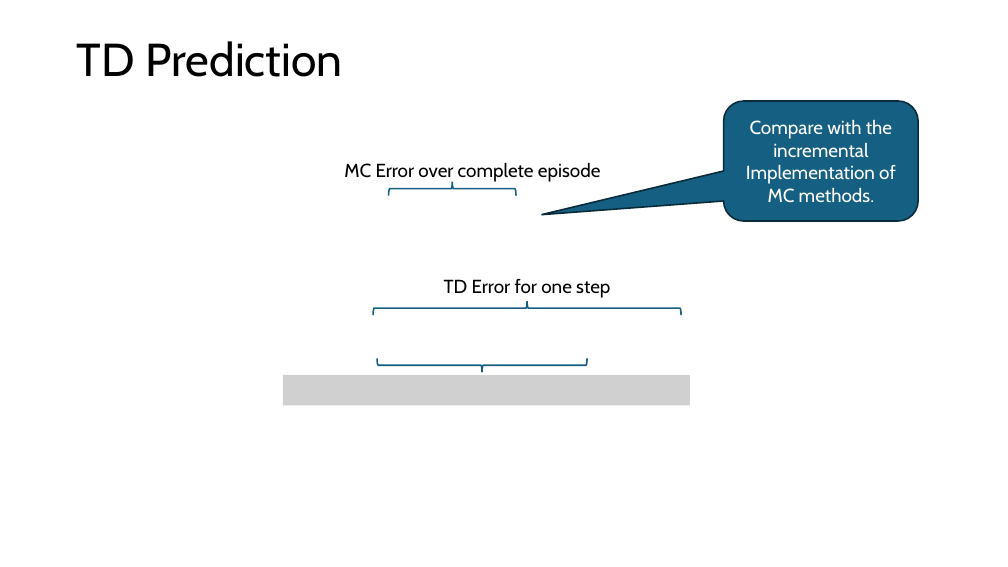
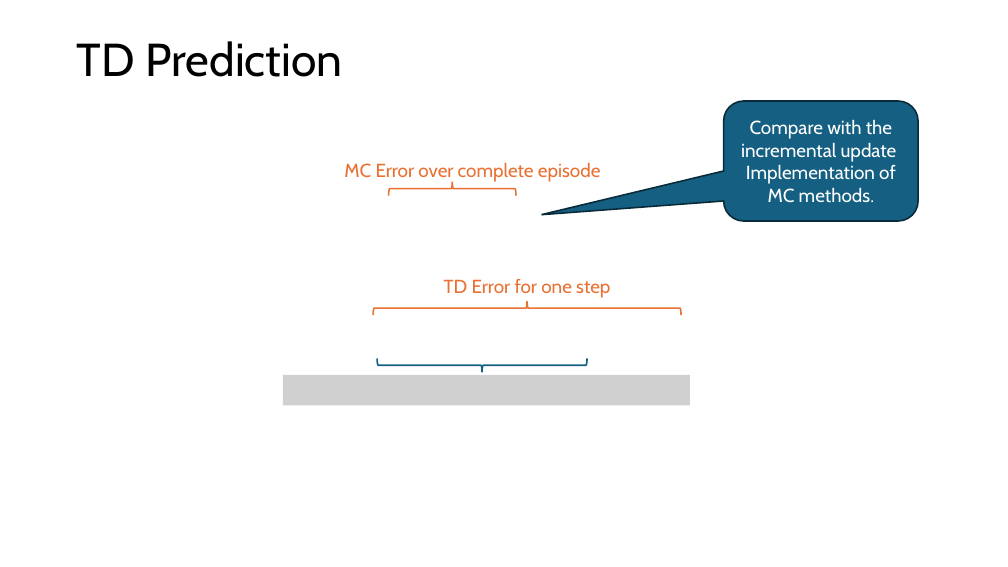
Before and after one commit to mhahsler/Introduction_to_Reinforcement_Learning, a slide deck: slide 5 of slides/Lecture_Chapter06.pptx. Drawn at 1008x567 pixels with LibreOffice and Linux fonts; fonts in the diff are those of the drawing; grey boxes stand for pictures. Boxes give left, top, right and bottom in pixels: in the first picture for what was removed or moved away, otherwise in the second. Text is boxed around its words. In the diff, an @@ line names an element or a change of style, - is before the commit and + after.

```diff
--- a/slides/Lecture_Chapter06.pptx
+++ b/slides/Lecture_Chapter06.pptx
@@ text in rounded speech box at (741, 120, 897, 203): text changed @@
-Compare with the incremental Implementation of MC methods.
+Compare with the incremental update Implementation of MC methods.
@@ text "MC Error over complete episode" at (344, 163, 601, 183): text colour #000000 to #E97132 @@
@@ right brace at (388, 182, 516, 195): outline #156082 1.5 pt to #E97132 1.5 pt @@
@@ text "TD Error for one step" at (444, 279, 610, 298): text colour #000000 to #E97132 @@
@@ right brace at (373, 301, 681, 315): outline #156082 1.5 pt to #E97132 1.5 pt @@
```
Also in this commit, not shown: 9 other slides changed, 6 slides added, 4 slides removed, 11 other files.
